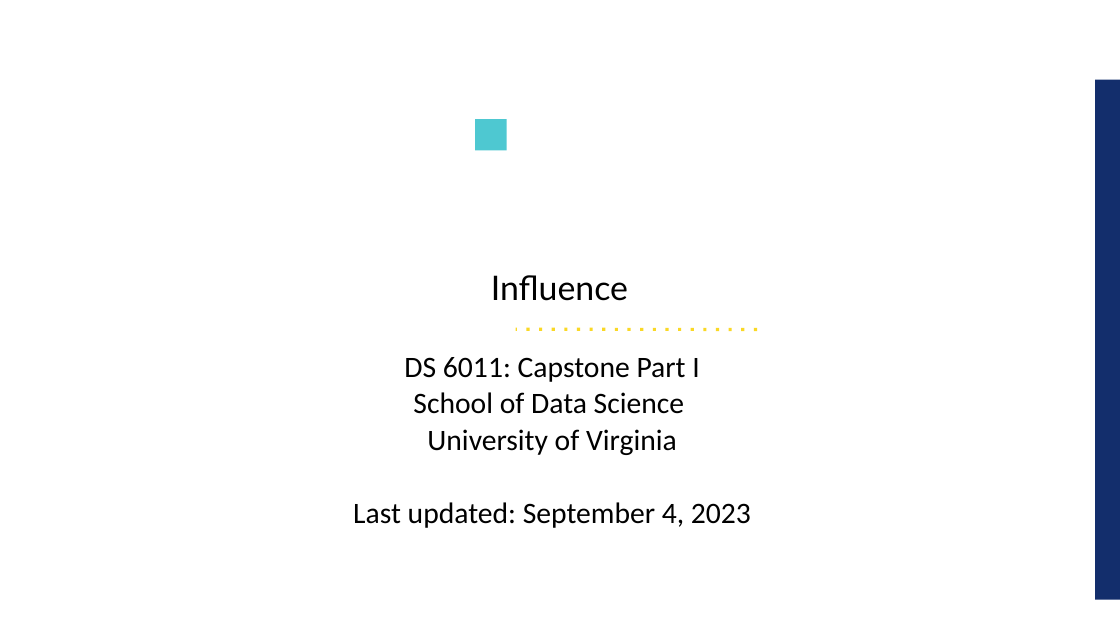
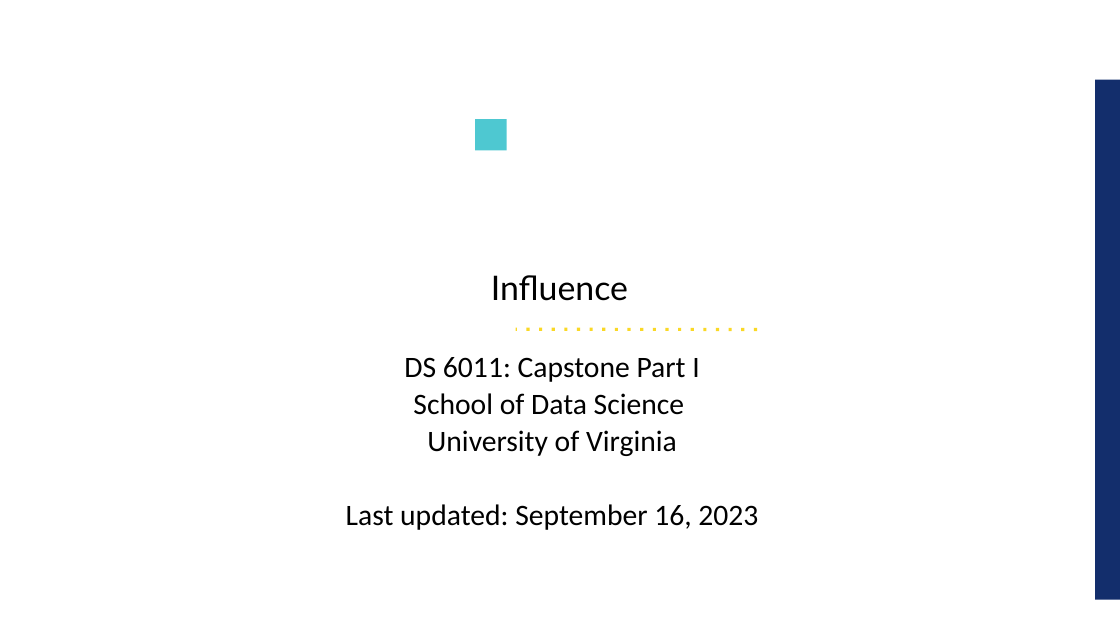
Before and after one commit to UVADS/ds6011, a slide deck: slide 1 of 05_influence.ppt. Drawn at 1120x630 pixels with LibreOffice and Linux fonts; fonts in the diff are those of the drawing; background and template pictures are left out. Boxes give left, top, right and bottom in pixels: in the first picture for what was removed or moved away, otherwise in the second. Text is boxed around its words. In the diff, an @@ line names an element or a change of style, - is before the commit and + after.

Commit message:
added to influence

```diff
--- a/05_influence.ppt
+++ b/05_influence.ppt
@@ text at (346,504,758,530): text changed @@
-Last updated: September 4, 2023
+Last updated: September 16, 2023
```
Also in this commit, not shown: 4 other slides changed, 6 slides added, 2 slides removed, 1 other file.
